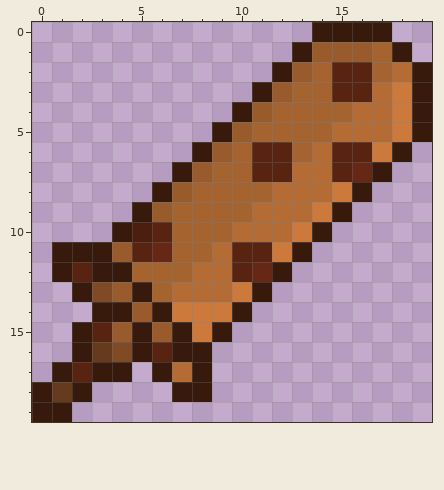
Pixel-art sprite, stored at CookieMod/Items/Weapons/CookieClaymore.png. The first picture shows the starting point.
The file is 40x40 pixels, drawn in blocks of 2x2; one block is one cell here. Colours within 5 levels of each other are drawn and written as one.
New version:
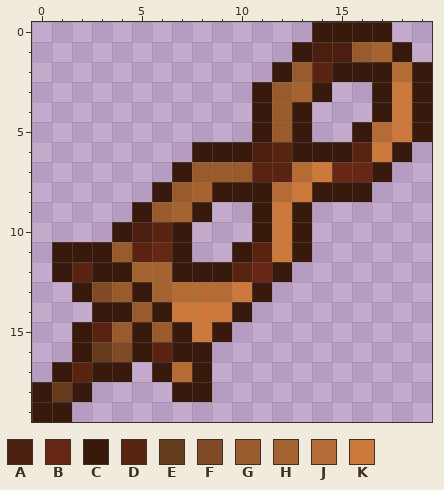
Palette (. is transparent): A #4c1e0f  B #662814  C #381a0c  D #592311  E #663b1d  F #7f4a24  G #995b2c  H #a56330  J #b56c34  K #cc793b
From old to new:
Colour D gives way to colour A in row 6 at x 11.
Colour G gives way to colour A in row 1 at x 14 to 15.
Colour D gives way to colour B in row 7 at x 15.
Colour D gives way to colour C in row 2 at x 15 to 16; in row 6 at x 15; in row 11 at x 10.
Colour G gives way to colour C in row 4 at x 11; in row 6 at x 9.
Colour H gives way to colour C in row 2 at x 17; in row 3 at x 14; in row 4 at x 13; in row 5 at x 11 and 13; in row 6 at x 10 and 13; in row 8 at x 9 to 11.
Colour H gives way to colour C in row 9 at x 8; in rows 10 to 12 at x 7.
Colour J gives way to colour C in rows 3 to 4 at x 17; in row 5 at x 16; in row 6 at x 14; in row 8 at x 14; in row 9 at x 11 and 13; in row 10 at x 11.
Colour J gives way to colour C in row 12 at x 8 to 9.
Colour K gives way to colour C in row 8 at x 15; in row 10 at x 13.
Colour H gives way to colour D in row 2 at x 14.
Colour H gives way to colour G in rows 4 to 5 at x 12; in row 7 at x 9 to 10.
Colour J gives way to colour K in row 7 at x 14; in row 8 at x 13; in rows 9 to 10 at x 12.
Colour C is removed in row 4 at x 10; in row 5 at x 9; in row 9 at x 15; in row 10 at x 14.
Colour D is removed in row 3 at x 15 to 16.
Colour G is removed in row 5 at x 10.
Colour H is removed in row 4 at x 14 to 15; in row 5 at x 14; in row 9 at x 9 to 10; in row 10 at x 8 to 9; in row 11 at x 8.
Colour J is removed in row 4 at x 16; in row 5 at x 15; in row 10 at x 10; in row 11 at x 9.
Colour K is removed in row 9 at x 14.
